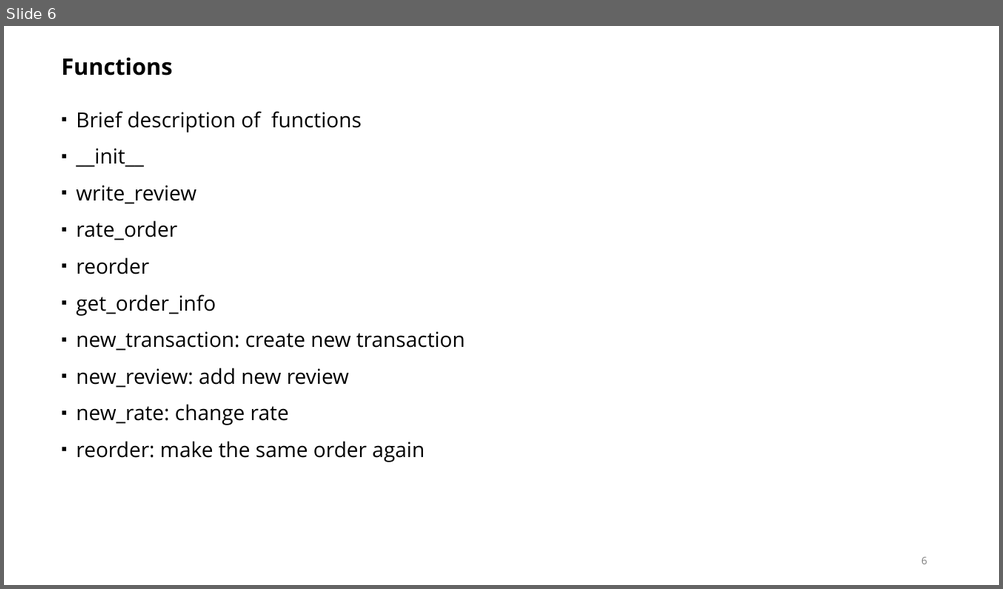
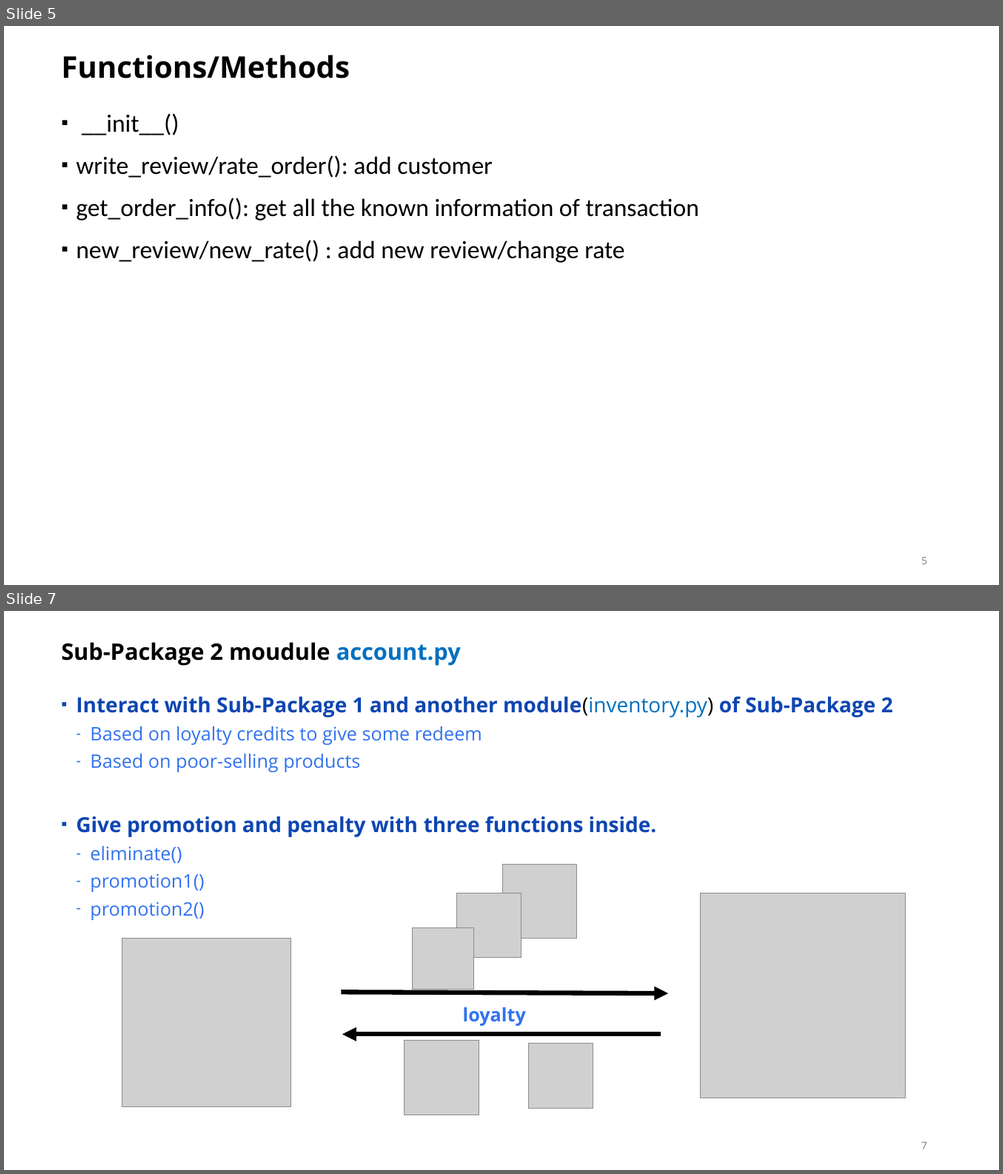
Before and after one commit to Data533-Group-3/Project, a slide deck: Presentation_Group3.pptx. Shown one above the other, each under a label of ours: slide 6 before the commit, slides 5 and 7 after it; the slides between them are not shown. The pictures are 1003x589 and 1003x1174 pixels, drawn with LibreOffice and Linux fonts; fonts in the diff are those of the drawing; grey boxes stand for pictures; background and template pictures are left out. Boxes give left, top, right and bottom in pixels: in the first picture for what was removed or moved away, otherwise in the second. Text is boxed around its words. In the diff, an @@ line names an element or a change of style, - is before the commit and + after.

```diff
--- a/Presentation_Group3.pptx
+++ b/Presentation_Group3.pptx
@@ slide 7 added at <box>4,611,999,1170</box>, background #FFFFFF @@
@@ title added at <box>61,642,461,666</box>, 22 pt, text #000000, bold @@
+Sub-Package 2 moudule account.py
@@ text added at <box>76,696,893,920</box>, 20 pt, text #0E46B2 @@
+▪ Interact with Sub-Package 1 and another module(inventory.py) of Sub-Package 2
+  – Based on loyalty credits to give some redeem
+  – Based on poor-selling products
+▪ Give promotion and penalty with three functions inside.
+  – eliminate()
+  – promotion1()
+  – promotion2()
@@ picture added at <box>503,864,577,939</box> @@
@@ picture added at <box>456,893,521,957</box> @@
@@ picture added at <box>700,893,905,1098</box> @@
@@ picture added at <box>122,939,291,1107</box> @@
@@ picture added at <box>412,928,473,989</box> @@
@@ arrow added from (341, 992) to (668, 994), #000000 4.5 pt @@
@@ text added at <box>463,1008,526,1026</box>, 18 pt, text #3172EF, bold @@
+loyalty
@@ arrow added from (660, 1035) to (342, 1035), #000000 4.5 pt @@
@@ picture added at <box>404,1041,479,1116</box> @@
@@ picture added at <box>528,1044,593,1109</box> @@
@@ page number added at <box>921,1142,927,1150</box>, 10 pt, text #808080 @@
+7
@@ what was slide 6 is now slide 5 @@
@@ slide 5 changed as well @@
@@ title at <box>61,55,350,79</box>: text changed; size 22 to 28.8 pt @@
-Functions
+Functions/Methods
@@ text at <box>76,113,699,263</box>: text changed; size 20 to 24 pt; font Open Sans to Calibri @@
-▪ Brief description of functions
-▪ __init__
-▪ write_review
-▪ rate_order
-▪ reorder
-▪ get_order_info
-▪ new_transaction: create new transaction
-▪ new_review: add new review
-▪ new_rate: change rate
-▪ reorder: make the same order again
+▪ __init__()
+▪ write_review/rate_order(): add customer
+▪ get_order_info(): get all the known information of transaction
+▪ new_review/new_rate() : add new review/change rate
```
Also in this commit, not shown: 8 other slides changed, 1 slide removed, 2 other files.
